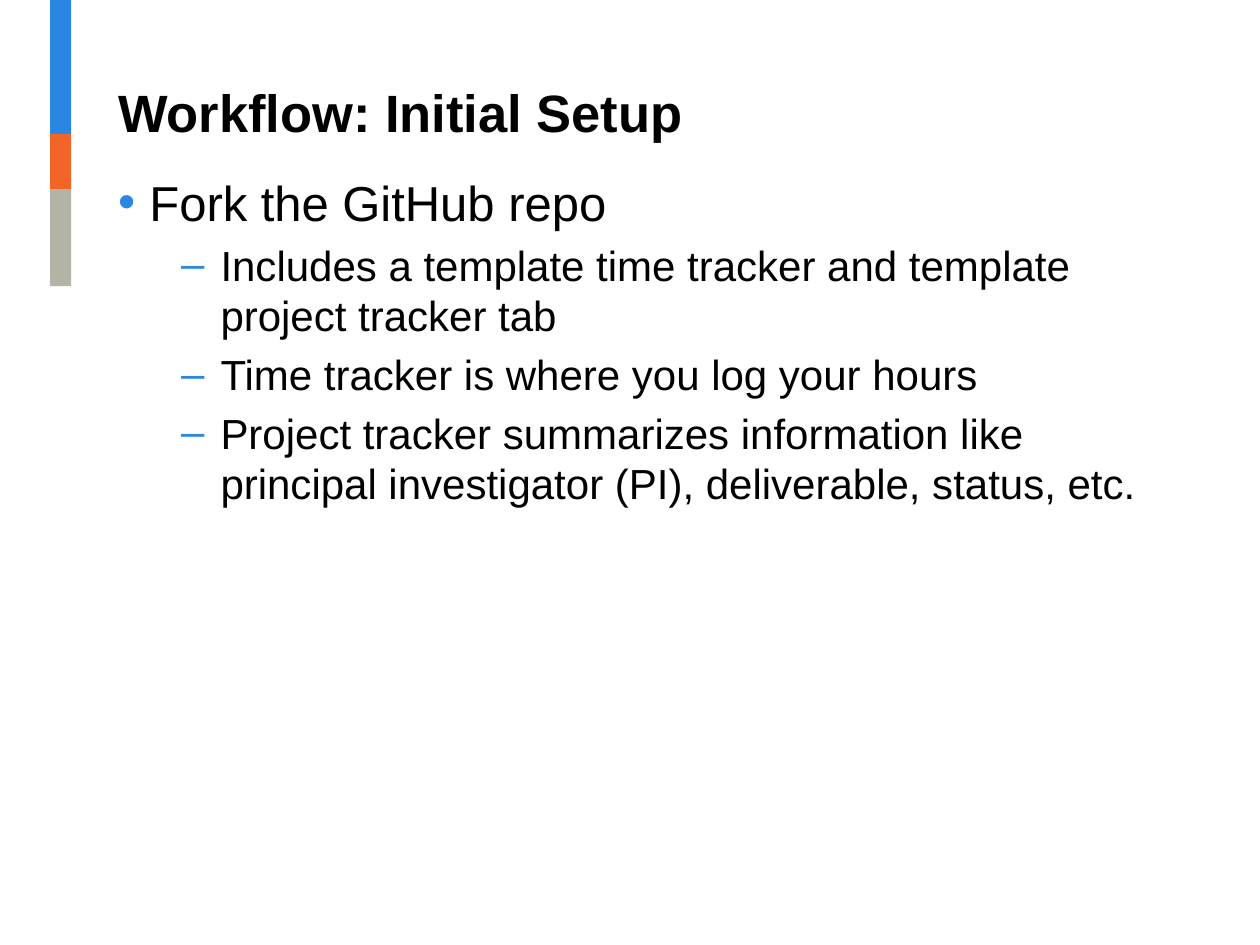
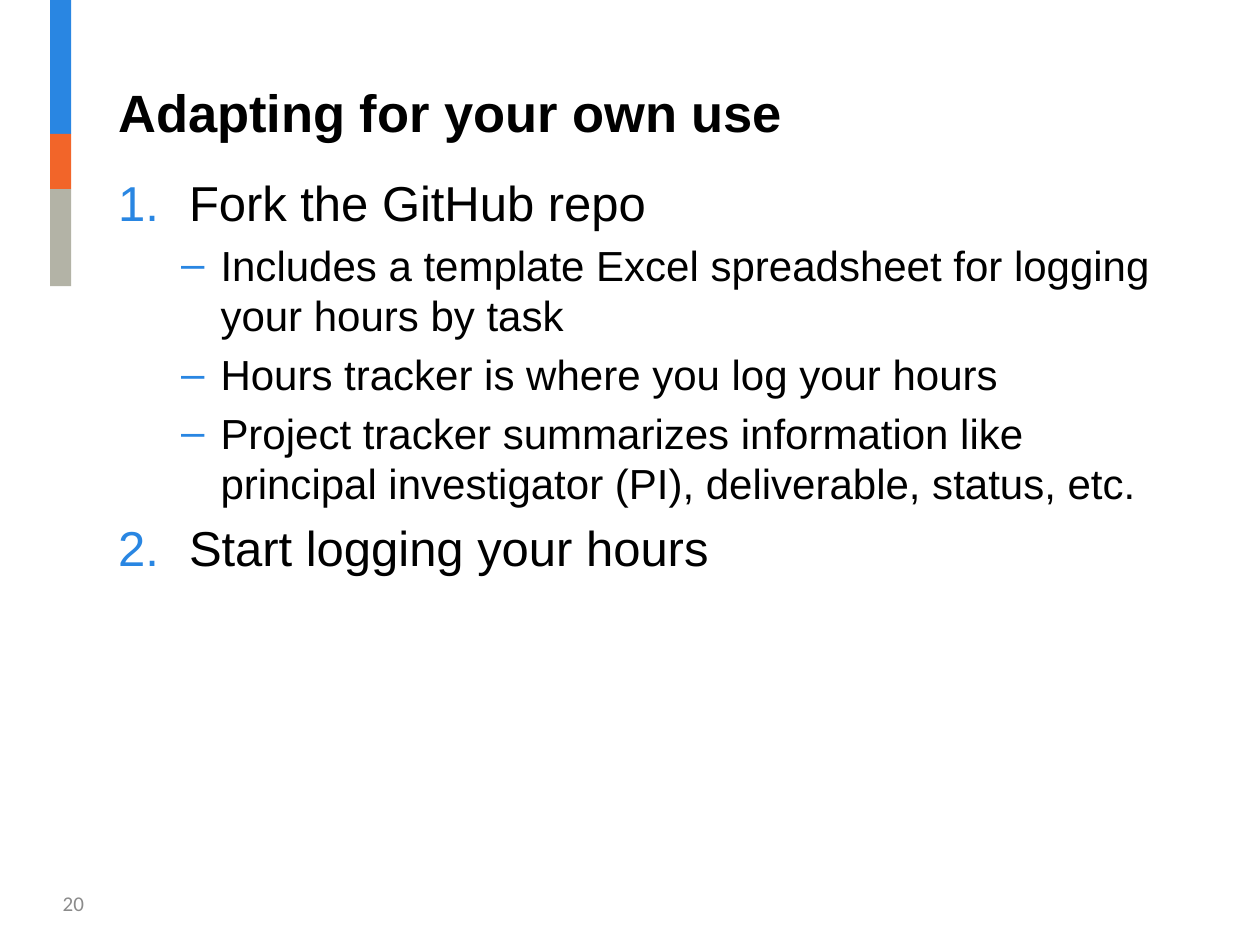
Before and after one commit to jalavery/timetrackR, a slide deck: slide 20 of RLadies timetrackR Presentation.pptx (slide 23 before the commit). Drawn at 1260x945 pixels with LibreOffice and Linux fonts; fonts in the diff are those of the drawing; background and template pictures are left out. Boxes give left, top, right and bottom in pixels: in the first picture for what was removed or moved away, otherwise in the second. Text is boxed around its words. In the diff, an @@ line names an element or a change of style, - is before the commit and + after.

Commit message:
clean up project folder

```diff
--- a/RLadies timetrackR Presentation.pptx
+++ b/RLadies timetrackR Presentation.pptx
@@ title at [118,94,782,143]: text changed @@
-Workflow: Initial Setup
+Adapting for your own use
@@ text at [189,185,646,231]: bullet • to 1. @@
@@ text at [220,250,1149,398]: text changed @@
-  – Includes a template time tracker and template project tracker tab
-  – Time tracker is where you log your hours
+  – Includes a template Excel spreadsheet for logging your hours by task
+  – Hours tracker is where you log your hours
@@ text at [189,530,708,576]: paragraph added @@
+2. Start logging your hours
@@ page number added at [63,897,84,911], 12 pt, text #8C8C8C @@
+20
```
Also in this commit, not shown: 26 other slides changed, 7 slides added, 10 slides removed, 13 other files.
